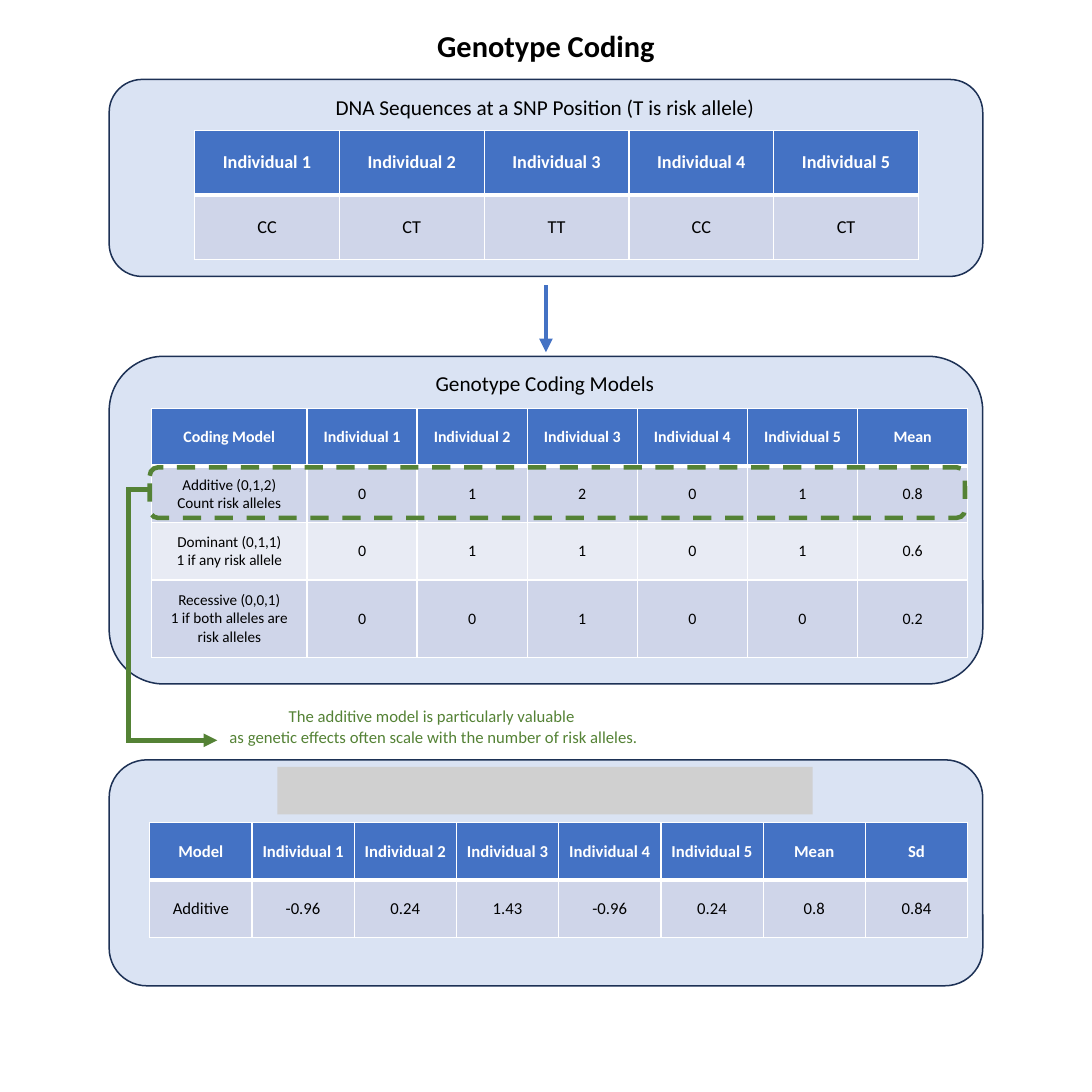
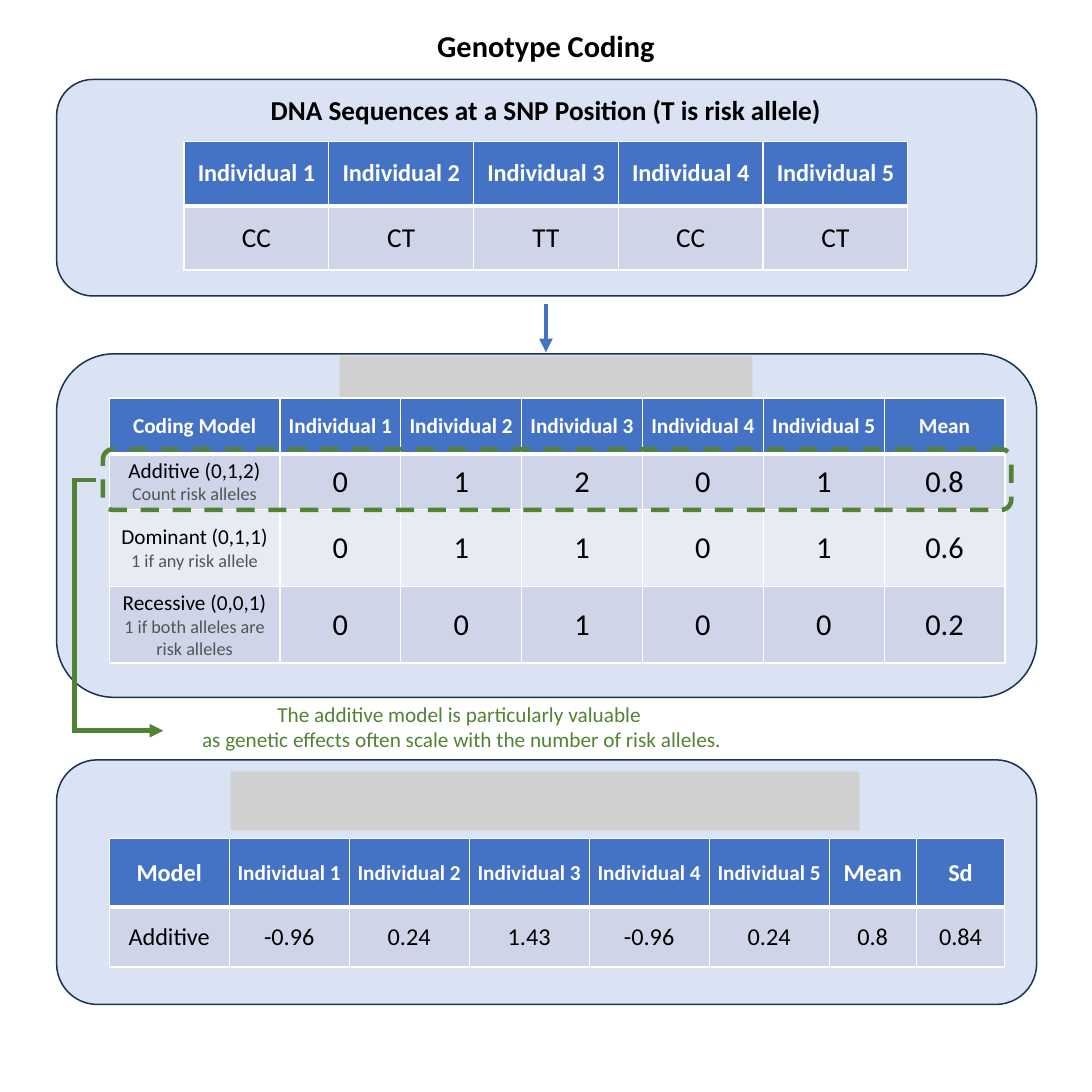
Before and after one commit to StatFunGen/statgen-prerequisites, a slide deck: slide 1 of graphical_summary/slides.pptx. Drawn at 1092x1092 pixels with LibreOffice and Linux fonts; fonts in the diff are those of the drawing; grey boxes stand for pictures. Boxes give left, top, right and bottom in pixels: in the first picture for what was removed or moved away, otherwise in the second. Text is boxed around its words. In the diff, an @@ line names an element or a change of style, - is before the commit and + after.

```diff
--- a/graphical_summary/slides.pptx
+++ b/graphical_summary/slides.pptx
@@ rounded rectangle: place and size @@
-rounded rectangle at [109, 80, 983, 276]
+rounded rectangle at [57, 80, 1036, 296]
@@ text "DNA Sequences at a SNP ...": place and size @@
-text "DNA Sequences at a SNP ..." at [336, 99, 753, 119]
+text "DNA Sequences at a SNP ..." at [271, 100, 820, 125]
@@ text "DNA Sequences at a SNP ..." at [271, 100, 820, 125]: size 14 to 18 pt, bold on @@
@@ table at [185, 141, 911, 270] @@
@@ size 12 to 16 pt in "Individual 1", "Individual 2", "Individual 3", "Individual 4" and 1 more places @@
@@ size 12 to 18 pt in "CC", "CT", "TT", "CC" and 1 more places @@
@@ table: place and size @@
-table at [194, 130, 921, 259]
+table at [185, 141, 911, 270]
@@ arrow moved from (546, 285) - (546, 353) to (546, 305) - (546, 353) @@
@@ rounded rectangle: place and size @@
-rounded rectangle at [109, 356, 983, 684]
+rounded rectangle at [57, 354, 1036, 698]
@@ picture added at [340, 356, 752, 400] @@
@@ text removed at [436, 376, 654, 395] @@
-Genotype Coding Models
@@ table at [109, 399, 1007, 664] @@
@@ size 10.5 to 14 pt in "Coding Model", "Individual 1", "Individual 2", "Individual 3" and 3 more places @@
@@ size 10 to 14 pt in "Additive (0,1,2)", "Dominant (0,1,1)", "Recessive (0,0,1)" @@
@@ size 10 to 12 pt, text colour #000000 to #525252 in "Count risk alleles", "1 if any risk allele", "1 if both alleles are risk alleles" @@
@@ size 10.5 to 20 pt in "0", "1", "2", "0" and 14 more places @@
@@ table: place and size @@
-table at [152, 408, 969, 657]
+table at [109, 399, 1007, 664]
@@ rounded rectangle: place and size @@
-rounded rectangle at [150, 467, 965, 518]
+rounded rectangle at [103, 449, 1011, 510]
@@ elbow arrow moved from (150, 489) - (217, 740) to (96, 479) - (164, 731) @@
@@ text "The additive model is particularly ...": place and size @@
-text "The additive model is particularly ..." at [229, 710, 637, 746]
+text "The additive model is particularly ..." at [202, 707, 721, 751]
@@ text "The additive model is particularly ..." at [202, 707, 721, 751]: size 11 to 14 pt @@
@@ rounded rectangle: place and size @@
-rounded rectangle at [109, 760, 983, 986]
+rounded rectangle at [57, 760, 1036, 1005]
@@ picture: place and size @@
-picture at [277, 767, 812, 815]
+picture at [230, 772, 859, 831]
@@ table at [109, 839, 1006, 966] @@
@@ size 11 to 16 pt in "Model", "Mean", "Sd", "Additive" and 7 more places @@
@@ size 11 to 14 pt in "Individual 1", "Individual 2", "Individual 3", "Individual 4" and 1 more places @@
@@ table: place and size @@
-table at [150, 822, 971, 938]
+table at [109, 839, 1006, 966]
```
Also in this commit, not shown: 10 other slides changed, 55 other files.
